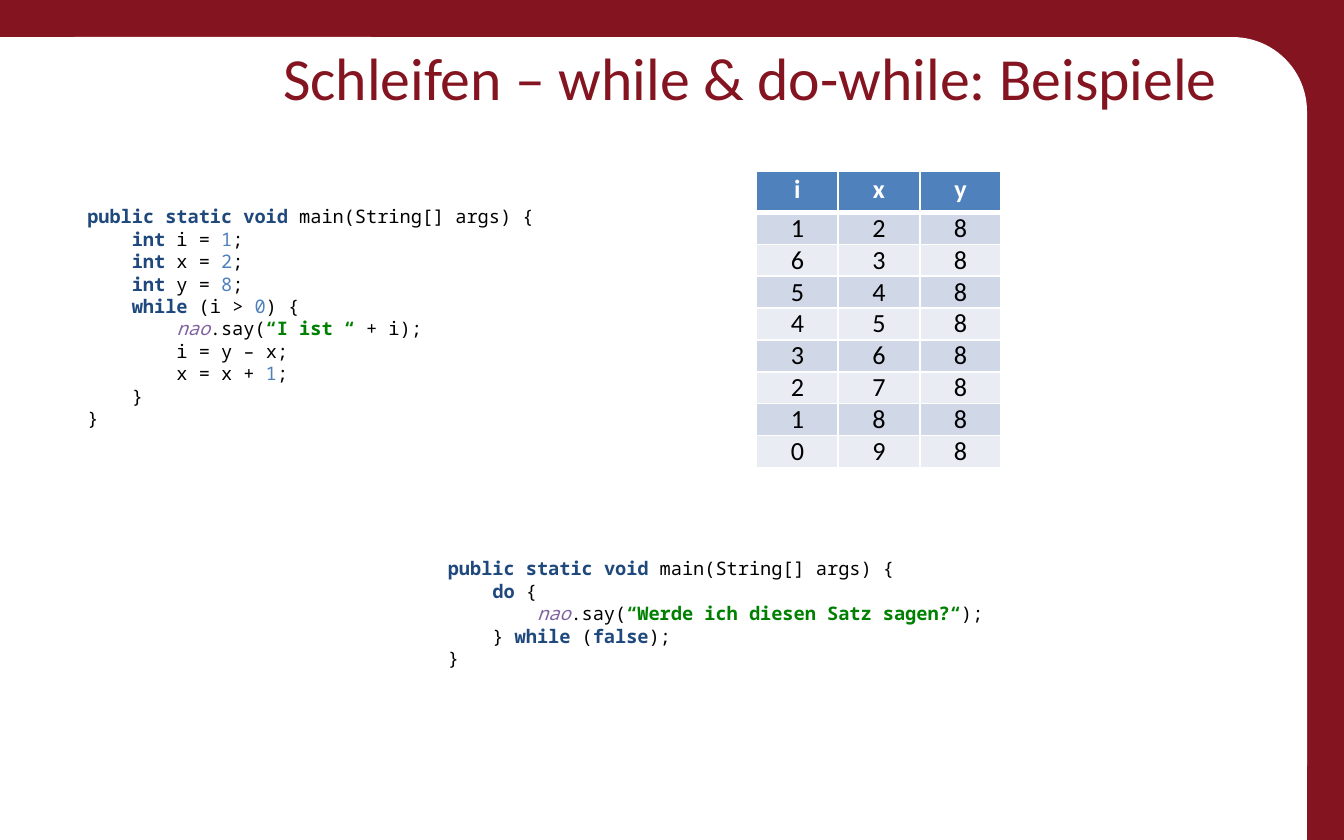
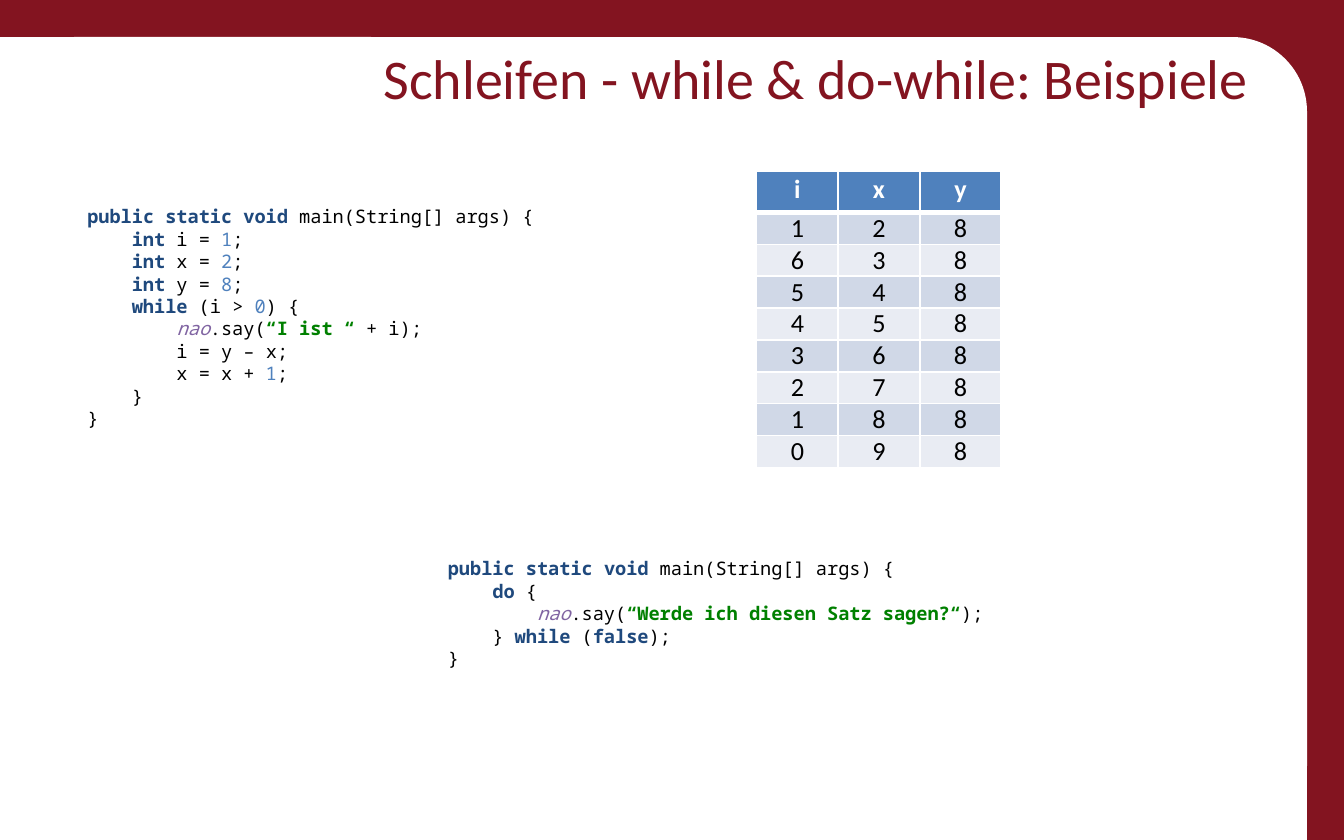
Before and after one commit to Roboscope/java-with-nao, a slide deck: slide 29 of Präsentationen/Anfänger - Java mit NAO.pptx. Drawn at 1344x840 pixels with LibreOffice and Linux fonts; fonts in the diff are those of the drawing; background and template pictures are left out. Boxes give left, top, right and bottom in pixels: in the first picture for what was removed or moved away, otherwise in the second. Text is boxed around its words. In the diff, an @@ line names an element or a change of style, - is before the commit and + after.

```diff
--- a/Präsentationen/Anfänger - Java mit NAO.pptx
+++ b/Präsentationen/Anfänger - Java mit NAO.pptx
@@ title at box(384, 60, 1248, 108): text changed; size 32 to 30 pt @@
-Schleifen – while & do-while: Beispiele
+Schleifen - while & do-while: Beispiele
```
Also in this commit, not shown: 51 other slides changed, 2 other files.
